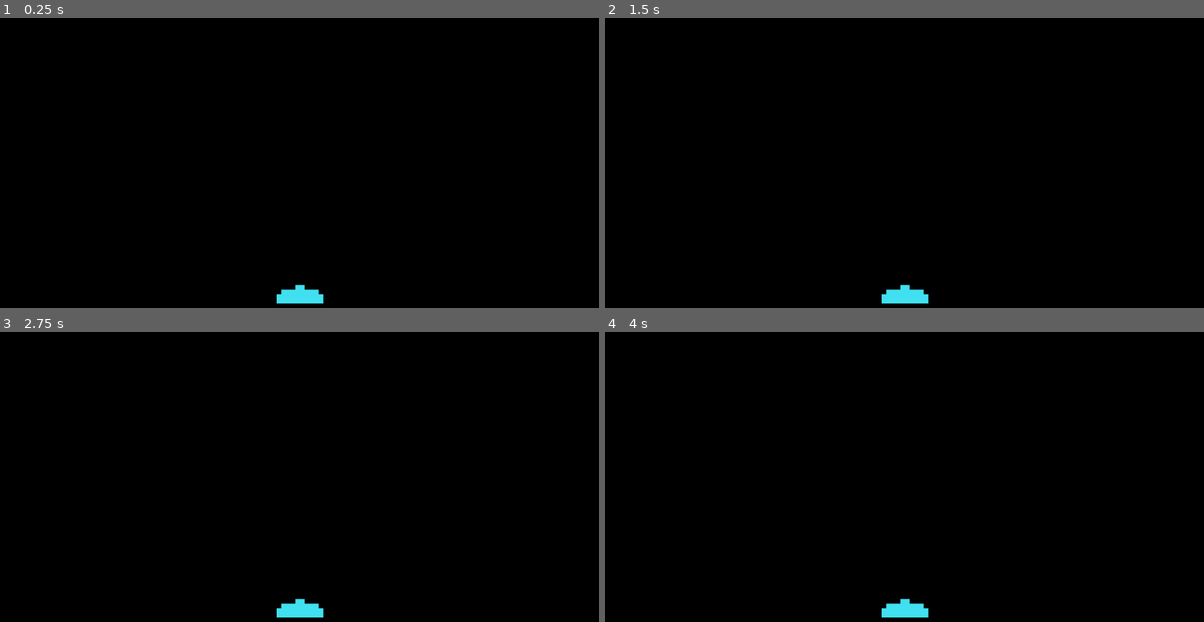
Above: before the commit, frames 1-4 (two rows, left to right).
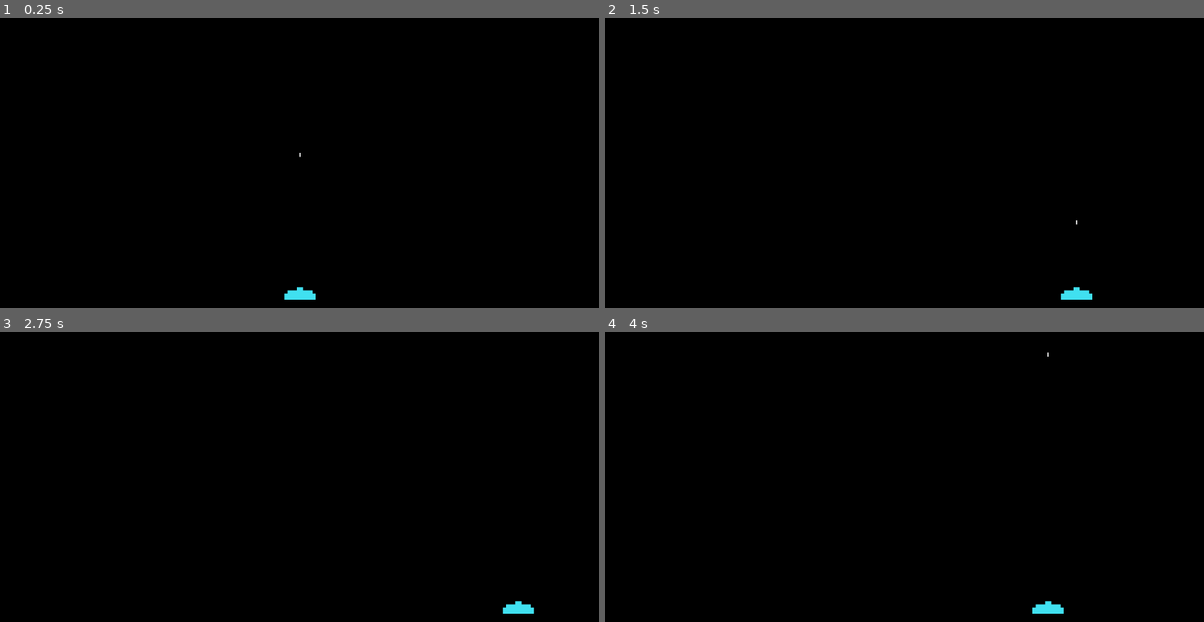
Above: after the commit, the same moments.

Repository: LMem001/space_invaders
Game: Godot game, scene res://src/scenes/space_invaders.tscn
The game is run twice, just before and just after one commit, with the same random seed, the same clock (stepped at 60 frames per second) and the same inputs.
Inputs:
- Up to frame 1 (0.25 s): no input
- Up to frame 2 (1.5 s): tap Enter at 0.5 s; hold Right (move_right) 0.53-1.28 s; tap Space (fire) at 0.6, 1.35 s; hold Left (move_left) from 1.28 s (still down)
- Up to frame 3 (2.75 s): release Left (move_left) at 2.03 s; hold Right (move_right) from 2.03 s (still down); tap Space (fire) at 2.1 s
- Up to frame 4 (4 s): tap Space (fire) at 2.85, 3.5, 3.6 s; release Right (move_right) at 3.53 s; hold Left (move_left) from 3.53 s (still down)

The runs differ from the first frame. In frame 1, 0.2% of the frame differs, in the area x 46-55%, y 46-99%; in frame 2, 0.6%; in frame 3, 0.6%; in frame 4, 0.6%, in the area x 46-77%, y 6-99%.

Commit message:
added bullets

Diff:
--- /dev/null
+++ b/src/scenes/bullet_player.tscn
@@ -0,0 +1,17 @@
+[gd_scene load_steps=4 format=3 uid="uid://dv1bpi8cy05x5"]
+
+[ext_resource type="Script" path="res://src/scripts/bullet_player.gd" id="1_uhjq8"]
+[ext_resource type="Texture2D" uid="uid://bp70p1h3kpyhi" path="res://images/bullet.png" id="2_uhet5"]
+
+[sub_resource type="RectangleShape2D" id="RectangleShape2D_ax546"]
+size = Vector2(1, 4)
+
+[node name="Bullet_Player" type="Area2D"]
+scale = Vector2(2, 2)
+script = ExtResource("1_uhjq8")
+
+[node name="Sprite2D" type="Sprite2D" parent="."]
+texture = ExtResource("2_uhet5")
+
+[node name="CollisionShape2D" type="CollisionShape2D" parent="."]
+shape = SubResource("RectangleShape2D_ax546")
--- a/src/scenes/player.tscn
+++ b/src/scenes/player.tscn
@@ -1,12 +1,23 @@
-[gd_scene load_steps=2 format=3 uid="uid://hem7t12jskqw"]
+[gd_scene load_steps=3 format=3 uid="uid://hem7t12jskqw"]
 
+[ext_resource type="Script" path="res://src/scripts/player.gd" id="1_0d5bi"]
 [ext_resource type="Texture2D" uid="uid://dgp6s6ia4pl2x" path="res://images/player.png" id="1_ibh28"]
 
 [node name="CharacterBody2D" type="CharacterBody2D"]
 scale = Vector2(1.5, 1.5)
+script = ExtResource("1_0d5bi")
 
 [node name="Sprite2D" type="Sprite2D" parent="."]
 texture = ExtResource("1_ibh28")
 
+[node name="ShootingPoint" type="Marker2D" parent="Sprite2D"]
+unique_name_in_owner = true
+position = Vector2(0, -8.66667)
+
 [node name="CollisionPolygon2D" type="CollisionPolygon2D" parent="."]
 polygon = PackedVector2Array(6, -9, 6, -3, 24, -3, 24, 3, 30, 3, 30, 15, -30, 15, -30, 3, -24, 3, -24, -3, -6, -3, -6, -9)
+
+[node name="ShotTimer" type="Timer" parent="."]
+unique_name_in_owner = true
+
+[connection signal="timeout" from="ShotTimer" to="." method="_on_shot_timer_timeout"]
--- a/src/scenes/space_invaders.tscn
+++ b/src/scenes/space_invaders.tscn
@@ -1,17 +1,35 @@
-[gd_scene load_steps=2 format=3 uid="uid://bq7y8j31iakov"]
+[gd_scene load_steps=4 format=3 uid="uid://bq7y8j31iakov"]
 
 [ext_resource type="PackedScene" uid="uid://hem7t12jskqw" path="res://src/scenes/player.tscn" id="1_0ppje"]
+[ext_resource type="PackedScene" uid="uid://dv1bpi8cy05x5" path="res://src/scenes/bullet_player.tscn" id="2_e4o80"]
+
+[sub_resource type="RectangleShape2D" id="RectangleShape2D_fk8g0"]
+size = Vector2(45, 649)
 
 [node name="Space_Invaders" type="Node2D"]
 position = Vector2(1, 1)
+
+[node name="Walls" type="StaticBody2D" parent="."]
+
+[node name="WallLeft" type="CollisionShape2D" parent="Walls"]
+position = Vector2(-25, 319)
+shape = SubResource("RectangleShape2D_fk8g0")
+
+[node name="WallRight" type="CollisionShape2D" parent="Walls"]
+position = Vector2(1174, 323)
+shape = SubResource("RectangleShape2D_fk8g0")
 
 [node name="CanvasLayer" type="CanvasLayer" parent="."]
 layer = -10
 
 [node name="ColorRect" type="ColorRect" parent="CanvasLayer"]
-offset_right = 1153.0
-offset_bottom = 649.0
+offset_right = 1152.0
+offset_bottom = 648.0
 color = Color(0, 0, 0, 1)
 
 [node name="CharacterBody2D" parent="." instance=ExtResource("1_0ppje")]
 position = Vector2(576, 580)
+scale = Vector2(1, 1)
+
+[node name="Bullet_Player" parent="." instance=ExtResource("2_e4o80")]
+position = Vector2(576, 566)
--- /dev/null
+++ b/src/scripts/bullet_player.gd
@@ -0,0 +1,20 @@
+extends Area2D
+
+var travelled_distance = 0
+
+func _physics_process(delta):
+	const speed = 1000
+	const weapon_range = 1200
+	var direction = Vector2(0,-1)
+	position += direction * speed * delta
+
+	travelled_distance += speed * delta
+	if travelled_distance > weapon_range:
+		queue_free()
+
+
+
+func _on_body_entered(body):
+	queue_free()
+	if body.has_method("take_damage"):
+		body.take_damage()
--- /dev/null
+++ b/src/scripts/player.gd
@@ -0,0 +1,35 @@
+extends CharacterBody2D
+
+var initial_position = Vector2()
+var _bshot_timeout = true
+var _gun_fire_rate = 0.3
+
+func _physics_process(delta):
+	_move_direction()
+	move_and_slide()
+	if Input.is_action_just_pressed("fire"):
+		if _bshot_timeout:
+			shot()
+			# set timeout to prevent next shot
+			%ShotTimer.start(_gun_fire_rate)
+			_bshot_timeout = false
+
+func _ready():
+	initial_position = position
+
+func _move_direction():
+	var direction = Input.get_vector("move_left", "move_right", "", "")
+	velocity = direction * 600
+
+func shot():
+	var bullet = preload("res://src/scenes/bullet_player.tscn")
+	var new_bullet = bullet.instantiate()
+	new_bullet.position = %ShootingPoint.position
+	%ShootingPoint.add_child(new_bullet)
+
+func reset_player():
+	position = initial_position
+
+
+func _on_shot_timer_timeout():
+	_bshot_timeout = true
Binary file added: images/bullet.png
Not shown, added: images/bullet.png.import
Binary file added: images/space_ship.png
Not shown, added: images/space_ship.png.import
